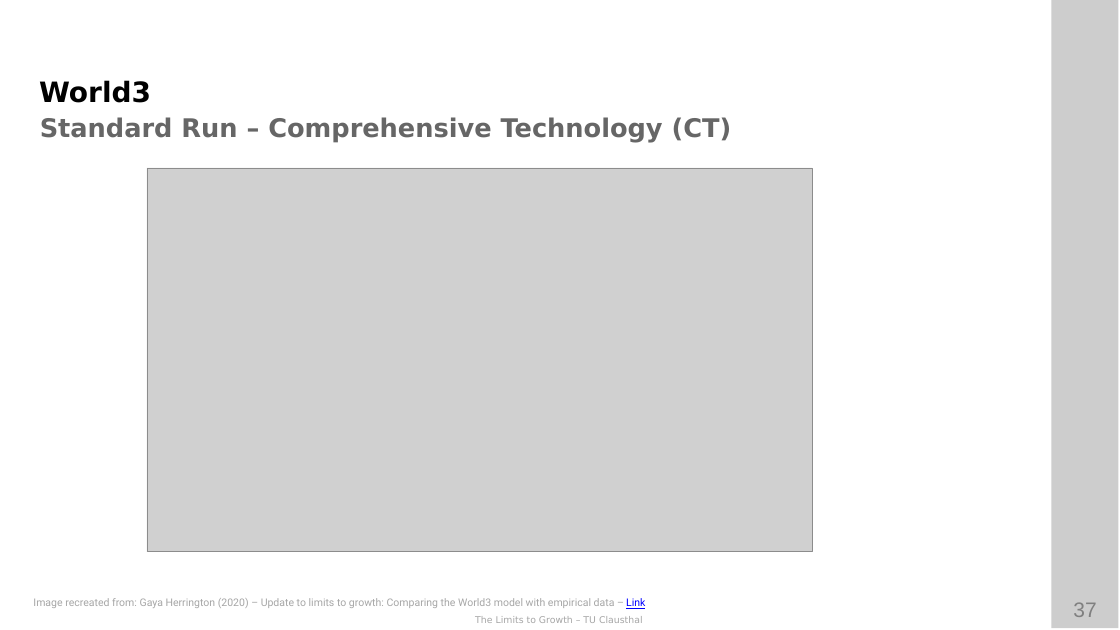
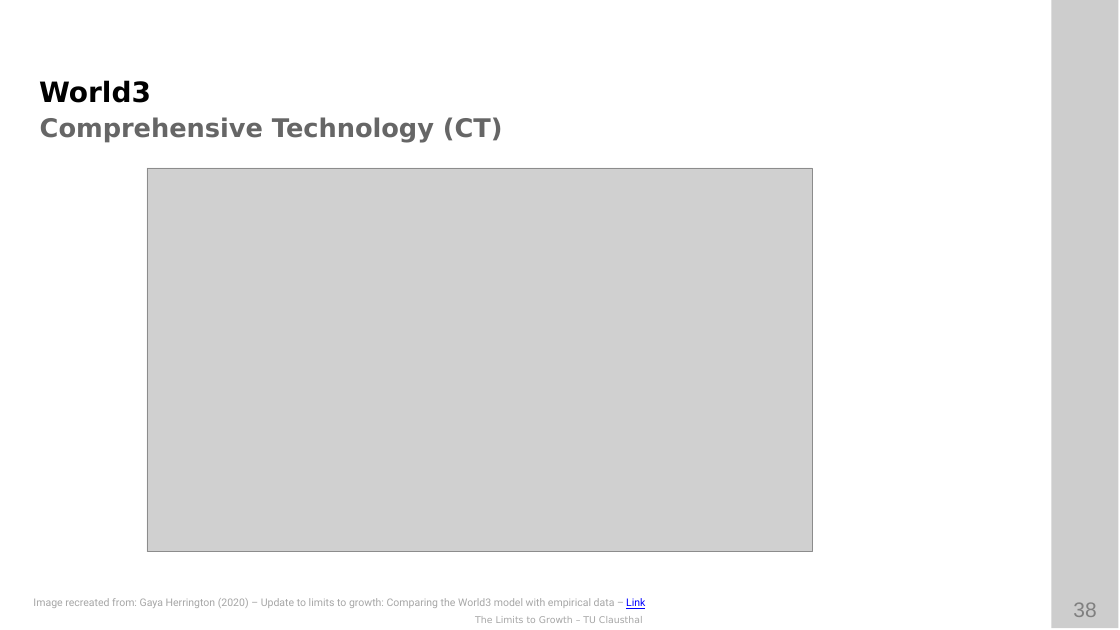
Before and after one commit to ETCE-LAB/teaching-material, a slide deck: slide 38 of The-Limits-to-Growth/LTG-L06-World3.pptx (slide 37 before the commit). Drawn at 1120x630 pixels with LibreOffice and Linux fonts; fonts in the diff are those of the drawing; grey boxes stand for pictures; background and template pictures are left out. Boxes give left, top, right and bottom in pixels: in the first picture for what was removed or moved away, otherwise in the second. Text is boxed around its words. In the diff, an @@ line names an element or a change of style, - is before the commit and + after.

```diff
--- a/The-Limits-to-Growth/LTG-L06-World3.pptx
+++ b/The-Limits-to-Growth/LTG-L06-World3.pptx
@@ text at (40,117,503,143): text changed @@
-Standard Run – Comprehensive Technology (CT)
+Comprehensive Technology (CT)
@@ page number at (1073,602,1096,617): text changed @@
-37
+38
```
Also in this commit, not shown: 6 other slides changed, 1 slide added, 1 other file.
